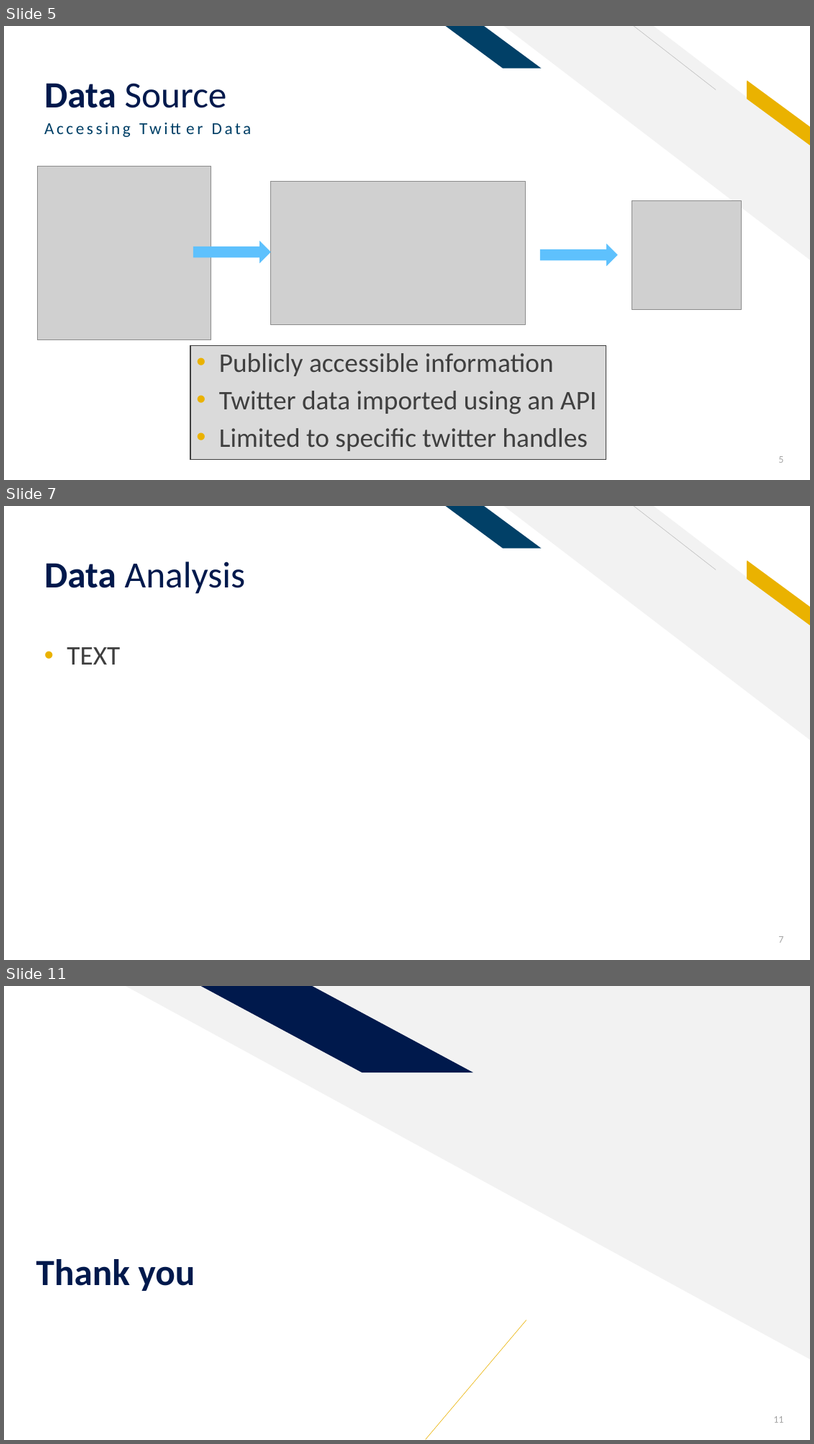
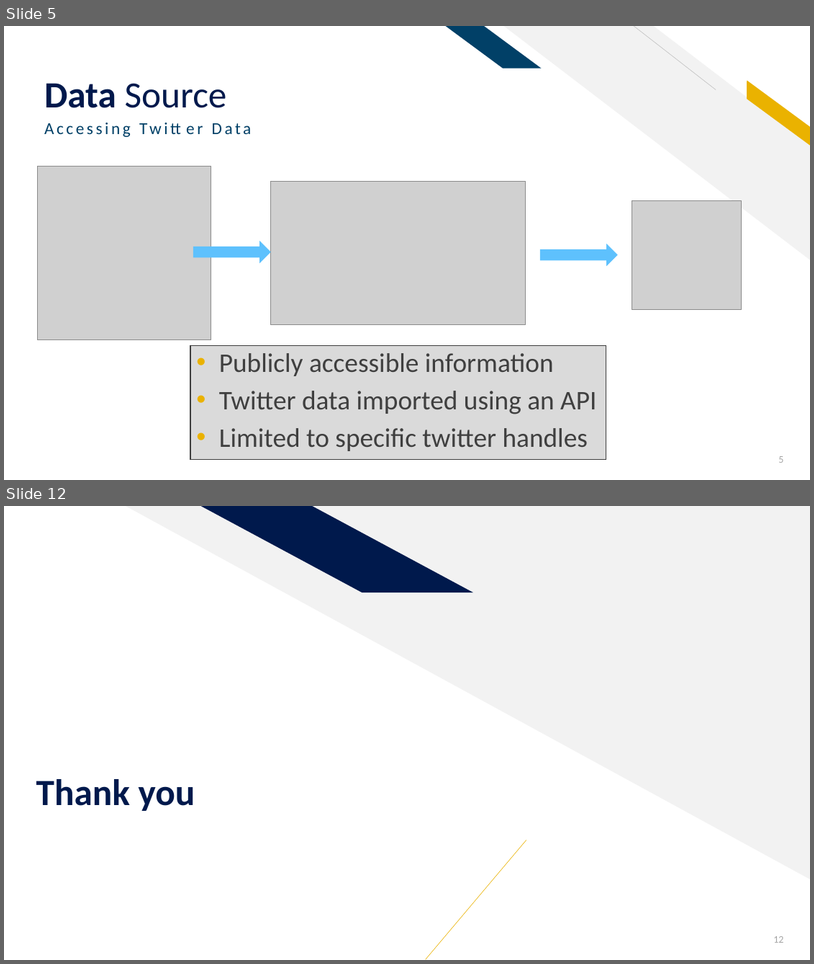
Before and after one commit to sethrpaniagua/Twitter-Sentament-Analysis, a slide deck: ML Group Project_Sentiment Analysis of Twitter Data.pptx. Shown one above the other, each under a label of ours: slides 5, 7 and 11 before the commit, slides 5 and 12 after it; the slides between them are not shown. The pictures are 814x1444 and 814x964 pixels, drawn with LibreOffice and Linux fonts; fonts in the diff are those of the drawing; grey boxes stand for pictures. Boxes give left, top, right and bottom in pixels: in the first picture for what was removed or moved away, otherwise in the second. Text is boxed around its words. In the diff, an @@ line names an element or a change of style, - is before the commit and + after.

```diff
--- a/ML Group Project_Sentiment Analysis of Twitter Data.pptx
+++ b/ML Group Project_Sentiment Analysis of Twitter Data.pptx
@@ slide 7 removed at <box>4,506,810,960</box>, background #FFFFFF; not listed: 5 template elements that a slide beside it also shows @@
@@ rectangle removed at <box>741,525,786,557</box> @@
@@ title removed at <box>44,561,246,594</box> @@
-Data Analysis
@@ text removed at <box>67,647,120,664</box> @@
-• TEXT
@@ page number removed at <box>779,936,784,942</box> @@
-7
@@ what was slide 11 is now slide 12 @@
@@ page number at <box>774,936,784,942</box>: text changed @@
-11
+12
```
Also in this commit, not shown: 3 slides changed, 4 slides added, 2 other slides removed.
